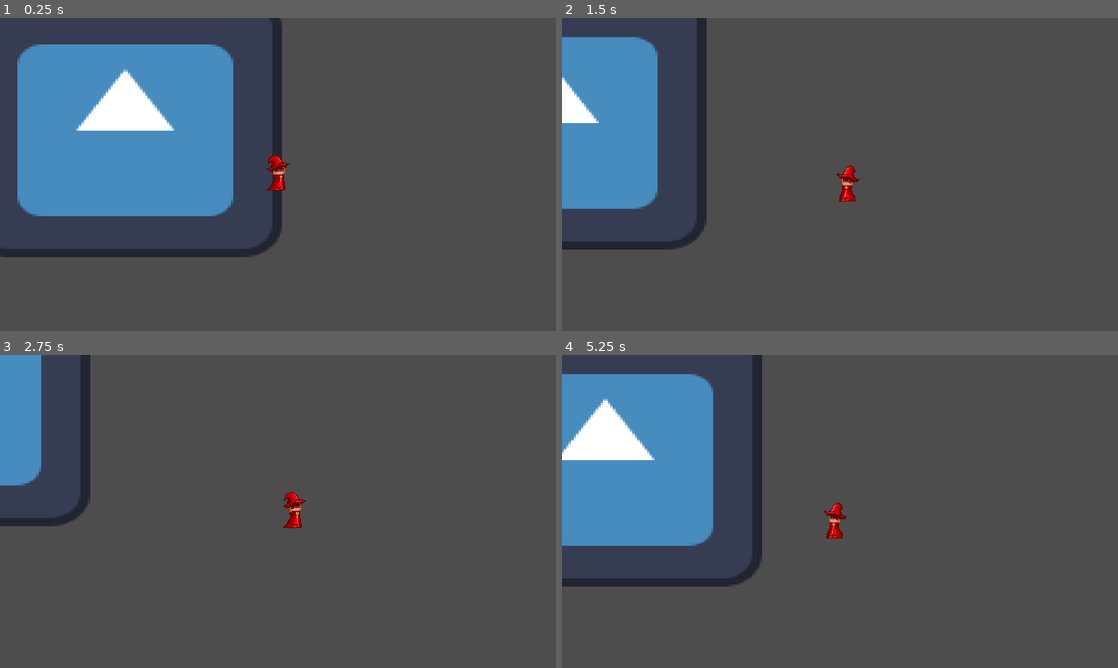
Above: before the commit, frames 1-4 (two rows, left to right).
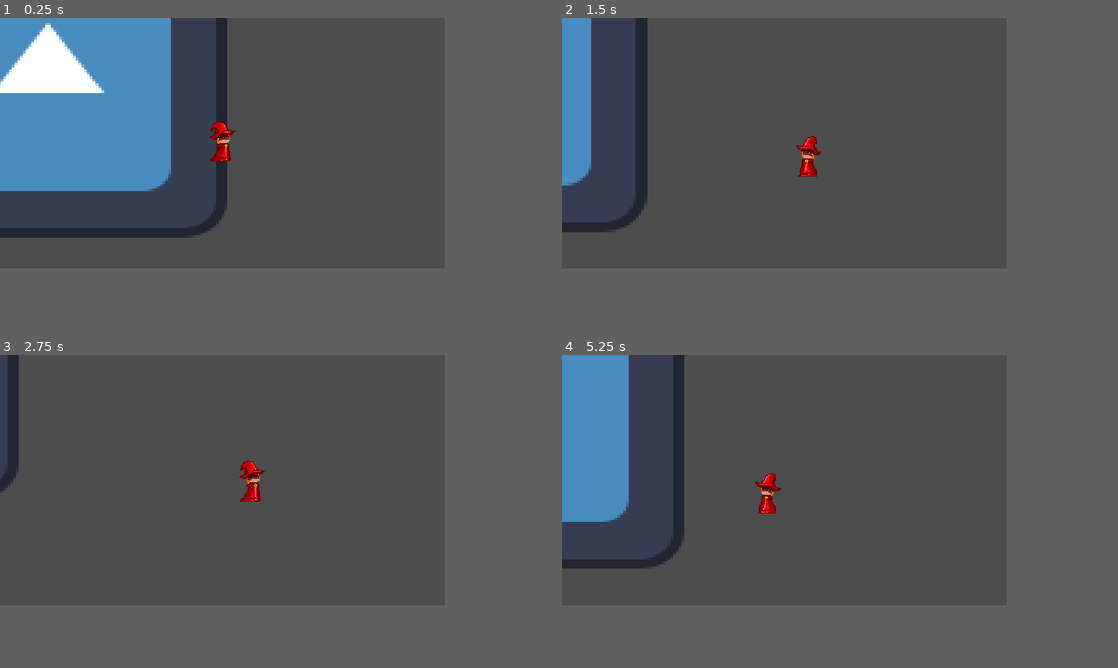
Above: after the commit, the same moments.

Repository: ddm19/DiceCardGame
Game: Godot game, scene res://assets/scenes/game.tscn
Two runs of this game, one before a commit and one after it. Both use one fixed random seed, a clock stepped at 60 frames per second and the inputs below. The engine's default icon, where the game draws it, is replaced by a stand-in: a white triangle on a blue panel in a dark square.
Inputs:
- Up to frame 1 (0.25 s): no input
- Up to frame 2 (1.5 s): hold Right (ui_right) 0.53-1.28 s; tap Space (dash) at 0.6, 1.35 s; hold Down (ui_down) from 1.28 s (still down)
- Up to frame 3 (2.75 s): release Down (ui_down) at 2.03 s; hold Right (ui_right) from 2.03 s (still down); tap Space (dash) at 2.1 s
- Up to frame 4 (5.25 s): release Right (ui_right) at 2.78 s; hold Up (ui_up) 2.78-3.53 s; tap Space (dash) every 0.75 s from 2.85 to 5.1 s; hold Left (ui_left) 3.53-5.03 s; hold Down (ui_down) from 5.03 s (still down)
In our replay, the window is 800x450 before the commit and 640x360 after it. These sizes can differ from the game's own. Grey fills any space a smaller window leaves; there, only what the larger window draws over its background counts as a difference.

The runs differ from the first frame. In frame 1, 20% of the frame differs, in the area x 0-53%, y 0-77%; in frame 2, 11%; in frame 3, 5.1%; in frame 4, 15%.

Commit message:
feat: animations x8 movement

Diff:
--- a/assets/scenes/game.tscn
+++ b/assets/scenes/game.tscn
@@ -12,10 +12,336 @@
 [ext_resource type="Texture2D" uid="uid://d2nauyp25l01r" path="res://assets/sprites/Dicey/Spritesheet_Left_Idle_Dicey.png" id="10_pkhv0"]
 [ext_resource type="Texture2D" uid="uid://chvwe5vxgty8j" path="res://assets/sprites/Dicey/Spritesheet_Idle_Up_Left_Dicey_.png" id="11_i358u"]
 [ext_resource type="Texture2D" uid="uid://huo71bogy2pp" path="res://assets/sprites/Dicey/Spritesheet_Idle_Up_Right_Dicey_.png" id="12_pkhv0"]
+[ext_resource type="Texture2D" uid="uid://ctebihq8iurkf" path="res://assets/sprites/Dicey/Spritesheet_Idle_Left_Down_Dicey.png" id="13_i358u"]
+[ext_resource type="Texture2D" uid="uid://dl3uqtx4qmuvo" path="res://assets/sprites/Dicey/Animacion_Idle_Right_Down_Dicey.png" id="14_s2rys"]
 
 [sub_resource type="CapsuleShape2D" id="CapsuleShape2D_cb5na"]
-radius = 2.81329
-height = 14.2003
+radius = 2.41138
+height = 12.0568
+
+[sub_resource type="Animation" id="Animation_k2t1h"]
+resource_name = "IDLE_LEFT"
+length = 0.80002
+loop_mode = 1
+step = 0.2
+tracks/0/type = "value"
+tracks/0/imported = false
+tracks/0/enabled = true
+tracks/0/path = NodePath("Sprite2D:texture")
+tracks/0/interp = 1
+tracks/0/loop_wrap = true
+tracks/0/keys = {
+"times": PackedFloat32Array(0),
+"transitions": PackedFloat32Array(1),
+"update": 1,
+"values": [ExtResource("10_pkhv0")]
+}
+tracks/1/type = "value"
+tracks/1/imported = false
+tracks/1/enabled = true
+tracks/1/path = NodePath("Sprite2D:hframes")
+tracks/1/interp = 1
+tracks/1/loop_wrap = true
+tracks/1/keys = {
+"times": PackedFloat32Array(0),
+"transitions": PackedFloat32Array(1),
+"update": 1,
+"values": [5]
+}
+tracks/2/type = "value"
+tracks/2/imported = false
+tracks/2/enabled = true
+tracks/2/path = NodePath("Sprite2D:vframes")
+tracks/2/interp = 1
+tracks/2/loop_wrap = true
+tracks/2/keys = {
+"times": PackedFloat32Array(0),
+"transitions": PackedFloat32Array(1),
+"update": 1,
+"values": [1]
+}
+tracks/3/type = "value"
+tracks/3/imported = false
+tracks/3/enabled = true
+tracks/3/path = NodePath("Sprite2D:frame")
+tracks/3/interp = 1
+tracks/3/loop_wrap = true
+tracks/3/keys = {
+"times": PackedFloat32Array(0, 0.2, 0.4, 0.6),
+"transitions": PackedFloat32Array(1, 1, 1, 1),
+"update": 1,
+"values": [0, 1, 2, 3]
+}
+
+[sub_resource type="Animation" id="Animation_fc420"]
+resource_name = "IDLE_LEFT_DOWN"
+length = 1.00002
+loop_mode = 1
+step = 0.2
+tracks/0/type = "value"
+tracks/0/imported = false
+tracks/0/enabled = true
+tracks/0/path = NodePath("Sprite2D:texture")
+tracks/0/interp = 1
+tracks/0/loop_wrap = true
+tracks/0/keys = {
+"times": PackedFloat32Array(0),
+"transitions": PackedFloat32Array(1),
+"update": 1,
+"values": [ExtResource("13_i358u")]
+}
+tracks/1/type = "value"
+tracks/1/imported = false
+tracks/1/enabled = true
+tracks/1/path = NodePath("Sprite2D:hframes")
+tracks/1/interp = 1
+tracks/1/loop_wrap = true
+tracks/1/keys = {
+"times": PackedFloat32Array(0),
+"transitions": PackedFloat32Array(1),
+"update": 1,
+"values": [5]
+}
+tracks/2/type = "value"
+tracks/2/imported = false
+tracks/2/enabled = true
+tracks/2/path = NodePath("Sprite2D:vframes")
+tracks/2/interp = 1
+tracks/2/loop_wrap = true
+tracks/2/keys = {
+"times": PackedFloat32Array(0),
+"transitions": PackedFloat32Array(1),
+"update": 1,
+"values": [1]
+}
+tracks/3/type = "value"
+tracks/3/imported = false
+tracks/3/enabled = true
+tracks/3/path = NodePath("Sprite2D:frame")
+tracks/3/interp = 1
+tracks/3/loop_wrap = true
+tracks/3/keys = {
+"times": PackedFloat32Array(0, 0.2, 0.4, 0.6, 0.801223),
+"transitions": PackedFloat32Array(1, 1, 1, 1, 1),
+"update": 1,
+"values": [0, 1, 2, 3, 4]
+}
+
+[sub_resource type="Animation" id="Animation_phsto"]
+resource_name = "IDLE_LEFT_UP"
+length = 0.80002
+loop_mode = 1
+step = 0.2
+tracks/0/type = "value"
+tracks/0/imported = false
+tracks/0/enabled = true
+tracks/0/path = NodePath("Sprite2D:texture")
+tracks/0/interp = 1
+tracks/0/loop_wrap = true
+tracks/0/keys = {
+"times": PackedFloat32Array(0),
+"transitions": PackedFloat32Array(1),
+"update": 1,
+"values": [ExtResource("11_i358u")]
+}
+tracks/1/type = "value"
+tracks/1/imported = false
+tracks/1/enabled = true
+tracks/1/path = NodePath("Sprite2D:hframes")
+tracks/1/interp = 1
+tracks/1/loop_wrap = true
+tracks/1/keys = {
+"times": PackedFloat32Array(0),
+"transitions": PackedFloat32Array(1),
+"update": 1,
+"values": [4]
+}
+tracks/2/type = "value"
+tracks/2/imported = false
+tracks/2/enabled = true
+tracks/2/path = NodePath("Sprite2D:vframes")
+tracks/2/interp = 1
+tracks/2/loop_wrap = true
+tracks/2/keys = {
+"times": PackedFloat32Array(0),
+"transitions": PackedFloat32Array(1),
+"update": 1,
+"values": [1]
+}
+tracks/3/type = "value"
+tracks/3/imported = false
+tracks/3/enabled = true
+tracks/3/path = NodePath("Sprite2D:frame")
+tracks/3/interp = 1
+tracks/3/loop_wrap = true
+tracks/3/keys = {
+"times": PackedFloat32Array(0, 0.2, 0.4, 0.6),
+"transitions": PackedFloat32Array(1, 1, 1, 1),
+"update": 1,
+"values": [0, 1, 2, 3]
+}
+
+[sub_resource type="Animation" id="Animation_j62u1"]
+resource_name = "IDLE_RIGHT"
+length = 0.80002
+loop_mode = 1
+step = 0.2
+tracks/0/type = "value"
+tracks/0/imported = false
+tracks/0/enabled = true
+tracks/0/path = NodePath("Sprite2D:texture")
+tracks/0/interp = 1
+tracks/0/loop_wrap = true
+tracks/0/keys = {
+"times": PackedFloat32Array(0),
+"transitions": PackedFloat32Array(1),
+"update": 1,
+"values": [ExtResource("3_5gf0t")]
+}
+tracks/1/type = "value"
+tracks/1/imported = false
+tracks/1/enabled = true
+tracks/1/path = NodePath("Sprite2D:hframes")
+tracks/1/interp = 1
+tracks/1/loop_wrap = true
+tracks/1/keys = {
+"times": PackedFloat32Array(0),
+"transitions": PackedFloat32Array(1),
+"update": 1,
+"values": [5]
+}
+tracks/2/type = "value"
+tracks/2/imported = false
+tracks/2/enabled = true
+tracks/2/path = NodePath("Sprite2D:vframes")
+tracks/2/interp = 1
+tracks/2/loop_wrap = true
+tracks/2/keys = {
+"times": PackedFloat32Array(0),
+"transitions": PackedFloat32Array(1),
+"update": 1,
+"values": [1]
+}
+tracks/3/type = "value"
+tracks/3/imported = false
+tracks/3/enabled = true
+tracks/3/path = NodePath("Sprite2D:frame")
+tracks/3/interp = 1
+tracks/3/loop_wrap = true
+tracks/3/keys = {
+"times": PackedFloat32Array(0, 0.2, 0.4, 0.6),
+"transitions": PackedFloat32Array(1, 1, 1, 1),
+"update": 1,
+"values": [0, 1, 2, 3]
+}
+
+[sub_resource type="Animation" id="Animation_kc0sw"]
+resource_name = "IDLE_RIGHT_DOWN"
+length = 1.00002
+loop_mode = 1
+step = 0.2
+tracks/0/type = "value"
+tracks/0/imported = false
+tracks/0/enabled = true
+tracks/0/path = NodePath("Sprite2D:texture")
+tracks/0/interp = 1
+tracks/0/loop_wrap = true
+tracks/0/keys = {
+"times": PackedFloat32Array(0),
+"transitions": PackedFloat32Array(1),
+"update": 1,
+"values": [ExtResource("14_s2rys")]
+}
+tracks/1/type = "value"
+tracks/1/imported = false
+tracks/1/enabled = true
+tracks/1/path = NodePath("Sprite2D:hframes")
+tracks/1/interp = 1
+tracks/1/loop_wrap = true
+tracks/1/keys = {
+"times": PackedFloat32Array(0),
+"transitions": PackedFloat32Array(1),
+"update": 1,
+"values": [5]
+}
+tracks/2/type = "value"
+tracks/2/imported = false
+tracks/2/enabled = true
+tracks/2/path = NodePath("Sprite2D:vframes")
+tracks/2/interp = 1
+tracks/2/loop_wrap = true
+tracks/2/keys = {
+"times": PackedFloat32Array(0),
+"transitions": PackedFloat32Array(1),
+"update": 1,
+"values": [1]
+}
+tracks/3/type = "value"
+tracks/3/imported = false
+tracks/3/enabled = true
+tracks/3/path = NodePath("Sprite2D:frame")
+tracks/3/interp = 1
+tracks/3/loop_wrap = true
+tracks/3/keys = {
+"times": PackedFloat32Array(0, 0.2, 0.4, 0.6, 0.801223),
+"transitions": PackedFloat32Array(1, 1, 1, 1, 1),
+"update": 1,
+"values": [0, 1, 2, 3, 4]
+}
+
+[sub_resource type="Animation" id="Animation_s2rys"]
+resource_name = "IDLE_RIGHT_UP"
+length = 0.80002
+loop_mode = 1
+step = 0.2
+tracks/0/type = "value"
+tracks/0/imported = false
+tracks/0/enabled = true
+tracks/0/path = NodePath("Sprite2D:texture")
+tracks/0/interp = 1
+tracks/0/loop_wrap = true
+tracks/0/keys = {
+"times": PackedFloat32Array(0),
+"transitions": PackedFloat32Array(1),
+"update": 1,
+"values": [ExtResource("12_pkhv0")]
+}
+tracks/1/type = "value"
+tracks/1/imported = false
+tracks/1/enabled = true
+tracks/1/path = NodePath("Sprite2D:hframes")
+tracks/1/interp = 1
+tracks/1/loop_wrap = true
+tracks/1/keys = {
+"times": PackedFloat32Array(0),
+"transitions": PackedFloat32Array(1),
+"update": 1,
+"values": [4]
+}
+tracks/2/type = "value"
+tracks/2/imported = false
+tracks/2/enabled = true
+tracks/2/path = NodePath("Sprite2D:vframes")
+tracks/2/interp = 1
+tracks/2/loop_wrap = true
+tracks/2/keys = {
+"times": PackedFloat32Array(0),
+"transitions": PackedFloat32Array(1),
+"update": 1,
+"values": [1]
+}
+tracks/3/type = "value"
+tracks/3/imported = false
+tracks/3/enabled = true
+tracks/3/path = NodePath("Sprite2D:frame")
+tracks/3/interp = 1
+tracks/3/loop_wrap = true
+tracks/3/keys = {
+"times": PackedFloat32Array(0, 0.2, 0.4, 0.6),
+"transitions": PackedFloat32Array(1, 1, 1, 1),
+"update": 1,
+"values": [0, 1, 2, 3]
+}
 
 [sub_resource type="Animation" id="Animation_cb5na"]
 resource_name = "MOVE_LEFT"
@@ -392,227 +718,13 @@
 "values": [0]
 }
 
-[sub_resource type="Animation" id="Animation_j62u1"]
-resource_name = "IDLE_RIGHT"
-length = 0.80002
-loop_mode = 1
-step = 0.2
-tracks/0/type = "value"
-tracks/0/imported = false
-tracks/0/enabled = true
-tracks/0/path = NodePath("Sprite2D:texture")
-tracks/0/interp = 1
-tracks/0/loop_wrap = true
-tracks/0/keys = {
-"times": PackedFloat32Array(0),
-"transitions": PackedFloat32Array(1),
-"update": 1,
-"values": [ExtResource("3_5gf0t")]
-}
-tracks/1/type = "value"
-tracks/1/imported = false
-tracks/1/enabled = true
-tracks/1/path = NodePath("Sprite2D:hframes")
-tracks/1/interp = 1
-tracks/1/loop_wrap = true
-tracks/1/keys = {
-"times": PackedFloat32Array(0),
-"transitions": PackedFloat32Array(1),
-"update": 1,
-"values": [5]
-}
-tracks/2/type = "value"
-tracks/2/imported = false
-tracks/2/enabled = true
-tracks/2/path = NodePath("Sprite2D:vframes")
-tracks/2/interp = 1
-tracks/2/loop_wrap = true
-tracks/2/keys = {
-"times": PackedFloat32Array(0),
-"transitions": PackedFloat32Array(1),
-"update": 1,
-"values": [1]
-}
-tracks/3/type = "value"
-tracks/3/imported = false
-tracks/3/enabled = true
-tracks/3/path = NodePath("Sprite2D:frame")
-tracks/3/interp = 1
-tracks/3/loop_wrap = true
-tracks/3/keys = {
-"times": PackedFloat32Array(0, 0.2, 0.4, 0.6),
-"transitions": PackedFloat32Array(1, 1, 1, 1),
-"update": 1,
-"values": [0, 1, 2, 3]
-}
-
-[sub_resource type="Animation" id="Animation_k2t1h"]
-resource_name = "IDLE_LEFT"
-length = 0.80002
-loop_mode = 1
-step = 0.2
-tracks/0/type = "value"
-tracks/0/imported = false
-tracks/0/enabled = true
-tracks/0/path = NodePath("Sprite2D:texture")
-tracks/0/interp = 1
-tracks/0/loop_wrap = true
-tracks/0/keys = {
-"times": PackedFloat32Array(0),
-"transitions": PackedFloat32Array(1),
-"update": 1,
-"values": [ExtResource("10_pkhv0")]
-}
-tracks/1/type = "value"
-tracks/1/imported = false
-tracks/1/enabled = true
-tracks/1/path = NodePath("Sprite2D:hframes")
-tracks/1/interp = 1
-tracks/1/loop_wrap = true
-tracks/1/keys = {
-"times": PackedFloat32Array(0),
-"transitions": PackedFloat32Array(1),
-"update": 1,
-"values": [5]
-}
-tracks/2/type = "value"
-tracks/2/imported = false
-tracks/2/enabled = true
-tracks/2/path = NodePath("Sprite2D:vframes")
-tracks/2/interp = 1
-tracks/2/loop_wrap = true
-tracks/2/keys = {
-"times": PackedFloat32Array(0),
-"transitions": PackedFloat32Array(1),
-"update": 1,
-"values": [1]
-}
-tracks/3/type = "value"
-tracks/3/imported = false
-tracks/3/enabled = true
-tracks/3/path = NodePath("Sprite2D:frame")
-tracks/3/interp = 1
-tracks/3/loop_wrap = true
-tracks/3/keys = {
-"times": PackedFloat32Array(0, 0.2, 0.4, 0.6),
-"transitions": PackedFloat32Array(1, 1, 1, 1),
-"update": 1,
-"values": [0, 1, 2, 3]
-}
-
-[sub_resource type="Animation" id="Animation_phsto"]
-resource_name = "IDLE_LEFT_UP"
-length = 0.80002
-loop_mode = 1
-step = 0.2
-tracks/0/type = "value"
-tracks/0/imported = false
-tracks/0/enabled = true
-tracks/0/path = NodePath("Sprite2D:texture")
-tracks/0/interp = 1
-tracks/0/loop_wrap = true
-tracks/0/keys = {
-"times": PackedFloat32Array(0),
-"transitions": PackedFloat32Array(1),
-"update": 1,
-"values": [ExtResource("11_i358u")]
-}
-tracks/1/type = "value"
-tracks/1/imported = false
-tracks/1/enabled = true
-tracks/1/path = NodePath("Sprite2D:hframes")
-tracks/1/interp = 1
-tracks/1/loop_wrap = true
-tracks/1/keys = {
-"times": PackedFloat32Array(0),
-"transitions": PackedFloat32Array(1),
-"update": 1,
-"values": [4]
-}
-tracks/2/type = "value"
-tracks/2/imported = false
-tracks/2/enabled = true
-tracks/2/path = NodePath("Sprite2D:vframes")
-tracks/2/interp = 1
-tracks/2/loop_wrap = true
-tracks/2/keys = {
-"times": PackedFloat32Array(0),
-"transitions": PackedFloat32Array(1),
-"update": 1,
-"values": [1]
-}
-tracks/3/type = "value"
-tracks/3/imported = false
-tracks/3/enabled = true
-tracks/3/path = NodePath("Sprite2D:frame")
-tracks/3/interp = 1
-tracks/3/loop_wrap = true
-tracks/3/keys = {
-"times": PackedFloat32Array(0, 0.2, 0.4, 0.6),
-"transitions": PackedFloat32Array(1, 1, 1, 1),
-"update": 1,
-"values": [0, 1, 2, 3]
-}
-
-[sub_resource type="Animation" id="Animation_s2rys"]
-resource_name = "IDLE_RIGHT_UP"
-length = 0.80002
-loop_mode = 1
-step = 0.2
-tracks/0/type = "value"
-tracks/0/imported = false
-tracks/0/enabled = true
-tracks/0/path = NodePath("Sprite2D:texture")
-tracks/0/interp = 1
-tracks/0/loop_wrap = true
-tracks/0/keys = {
-"times": PackedFloat32Array(0),
-"transitions": PackedFloat32Array(1),
-"update": 1,
-"values": [ExtResource("12_pkhv0")]
-}
-tracks/1/type = "value"
-tracks/1/imported = false
-tracks/1/enabled = true
-tracks/1/path = NodePath("Sprite2D:hframes")
-tracks/1/interp = 1
-tracks/1/loop_wrap = true
-tracks/1/keys = {
-"times": PackedFloat32Array(0),
-"transitions": PackedFloat32Array(1),
-"update": 1,
-"values": [4]
-}
-tracks/2/type = "value"
-tracks/2/imported = false
-tracks/2/enabled = true
-tracks/2/path = NodePath("Sprite2D:vframes")
-tracks/2/interp = 1
-tracks/2/loop_wrap = true
-tracks/2/keys = {
-"times": PackedFloat32Array(0),
-"transitions": PackedFloat32Array(1),
-"update": 1,
-"values": [1]
-}
-tracks/3/type = "value"
-tracks/3/imported = false
-tracks/3/enabled = true
-tracks/3/path = NodePath("Sprite2D:frame")
-tracks/3/interp = 1
-tracks/3/loop_wrap = true
-tracks/3/keys = {
-"times": PackedFloat32Array(0, 0.2, 0.4, 0.6),
-"transitions": PackedFloat32Array(1, 1, 1, 1),
-"update": 1,
-"values": [0, 1, 2, 3]
-}
-
 [sub_resource type="AnimationLibrary" id="AnimationLibrary_3w2km"]
 _data = {
 &"IDLE_LEFT": SubResource("Animation_k2t1h"),
+&"IDLE_LEFT_DOWN": SubResource("Animation_fc420"),
 &"IDLE_LEFT_UP": SubResource("Animation_phsto"),
 &"IDLE_RIGHT": SubResource("Animation_j62u1"),
+&"IDLE_RIGHT_DOWN": SubResource("Animation_kc0sw"),
 &"IDLE_RIGHT_UP": SubResource("Animation_s2rys"),
 &"MOVE_LEFT": SubResource("Animation_cb5na"),
 &"MOVE_LEFT_DOWN": SubResource("Animation_wfsp4"),
@@ -634,6 +746,12 @@
 
 [sub_resource type="AnimationNodeAnimation" id="AnimationNodeAnimation_3cnnv"]
 animation = &"IDLE_RIGHT"
+
+[sub_resource type="AnimationNodeAnimation" id="AnimationNodeAnimation_au80e"]
+animation = &"IDLE_RIGHT_DOWN"
+
+[sub_resource type="AnimationNodeAnimation" id="AnimationNodeAnimation_52jqy"]
+animation = &"IDLE_LEFT_DOWN"
 
 [sub_resource type="AnimationNodeBlendSpace2D" id="AnimationNodeBlendSpace2D_pkhv0"]
 blend_point_0/node = SubResource("AnimationNodeAnimation_kc0sw")
@@ -644,6 +762,10 @@
 blend_point_2/pos = Vector2(1, -1)
 blend_point_3/node = SubResource("AnimationNodeAnimation_3cnnv")
 blend_point_3/pos = Vector2(1, 0)
+blend_point_4/node = SubResource("AnimationNodeAnimation_au80e")
+blend_point_4/pos = Vector2(1, 1)
+blend_point_5/node = SubResource("AnimationNodeAnimation_52jqy")
+blend_point_5/pos = Vector2(-1, 1)
 blend_mode = 1
 
 [sub_resource type="AnimationNodeAnimation" id="AnimationNodeAnimation_k2t1h"]
@@ -706,9 +828,11 @@
 [node name="Camera2D" type="Camera2D" parent="Player2"]
 position = Vector2(4.95673, 5.09066)
 scale = Vector2(0.133965, -0.246495)
-zoom = Vector2(0.7, 0.7)
+zoom = Vector2(0.5, 0.5)
 process_callback = 0
+limit_smoothed = true
 position_smoothing_enabled = true
+position_smoothing_speed = 3.0
 
 [node name="Sprite2D" type="Sprite2D" parent="Player2"]
 z_index = 1
@@ -718,7 +842,7 @@
 hframes = 5
 
 [node name="CollisionShape2D" type="CollisionShape2D" parent="Player2"]
-position = Vector2(5.22463, 4.9567)
+position = Vector2(5.89445, 5.76048)
 shape = SubResource("CapsuleShape2D_cb5na")
 
 [node name="DashTimer" type="Timer" parent="Player2"]
@@ -728,9 +852,10 @@
 libraries = {
 &"": SubResource("AnimationLibrary_3w2km")
 }
+autoplay = "IDLE_RIGHT"
 
 [node name="AnimationTree" type="AnimationTree" parent="Player2"]
 tree_root = SubResource("AnimationNodeStateMachine_5jdip")
 anim_player = NodePath("../AnimationPlayer")
-parameters/IDLE/blend_position = Vector2(0.323777, -0.138211)
-parameters/WALKING/blend_position = Vector2(0.524469, -0.701897)
+parameters/IDLE/blend_position = Vector2(0.102706, 0.0413625)
+parameters/WALKING/blend_position = Vector2(0.249827, -0.0656934)
--- a/assets/scripts/Player.gd
+++ b/assets/scripts/Player.gd
@@ -22,6 +22,8 @@
 	dashTimer.timeout.connect(self._onDashTimeout)
 	print("Mi nombre es: ", livingData.name)
 	print("Salud actual: ", livingData.currentHealth)
+	$AnimationTree.set("parameters/WALKING/blend_position",Vector2.ZERO)
+
 
 
 func take_damage(amount):
--- a/project.godot
+++ b/project.godot
@@ -17,8 +17,12 @@
 
 [display]
 
-window/size/viewport_width=1280
-window/size/viewport_height=720
+window/size/viewport_width=640
+window/size/viewport_height=360
+window/size/mode=2
+window/size/initial_screen=1
+window/stretch/mode="canvas_items"
+window/stretch/scale=1.5
 window/stretch/scale_mode="integer"
 
 [input]
Not shown: 1 places in assets/scenes/game.tscn that only renumber resources
Binary file added: assets/sprites/Dicey/Animacion_Idle_Right_Down_Dicey.png
Not shown, added: assets/sprites/Dicey/Animacion_Idle_Right_Down_Dicey.png.import
Binary file added: assets/sprites/Dicey/Spritesheet_Idle_Left_Down_Dicey.png
Not shown, added: assets/sprites/Dicey/Spritesheet_Idle_Left_Down_Dicey.png.import
Binary file added: assets/sprites/Dicey/Spritesheet_Idle_Right_Down_Dicey.png
Not shown, added: assets/sprites/Dicey/Spritesheet_Idle_Right_Down_Dicey.png.import
Binary file changed: assets/sprites/Dicey/Spritesheet_Idle_Up_Right_Dicey_.png
